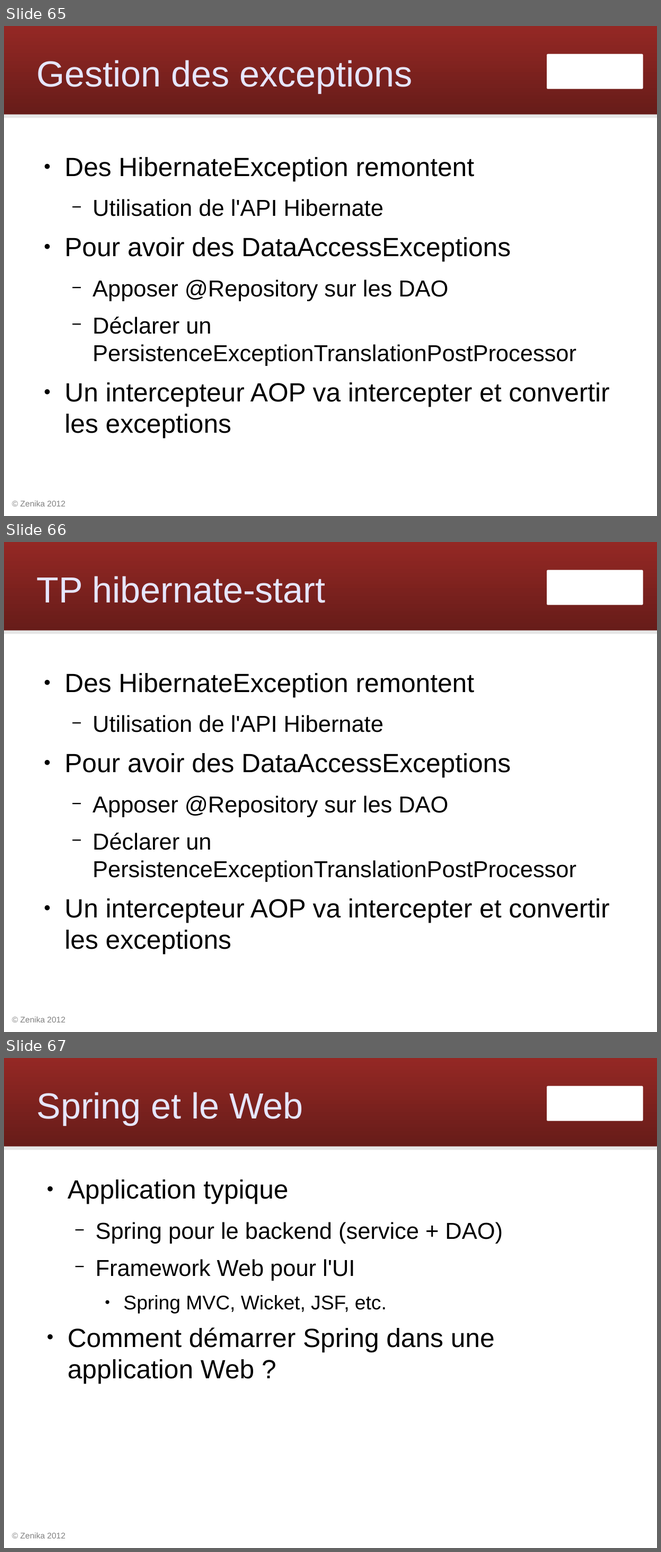
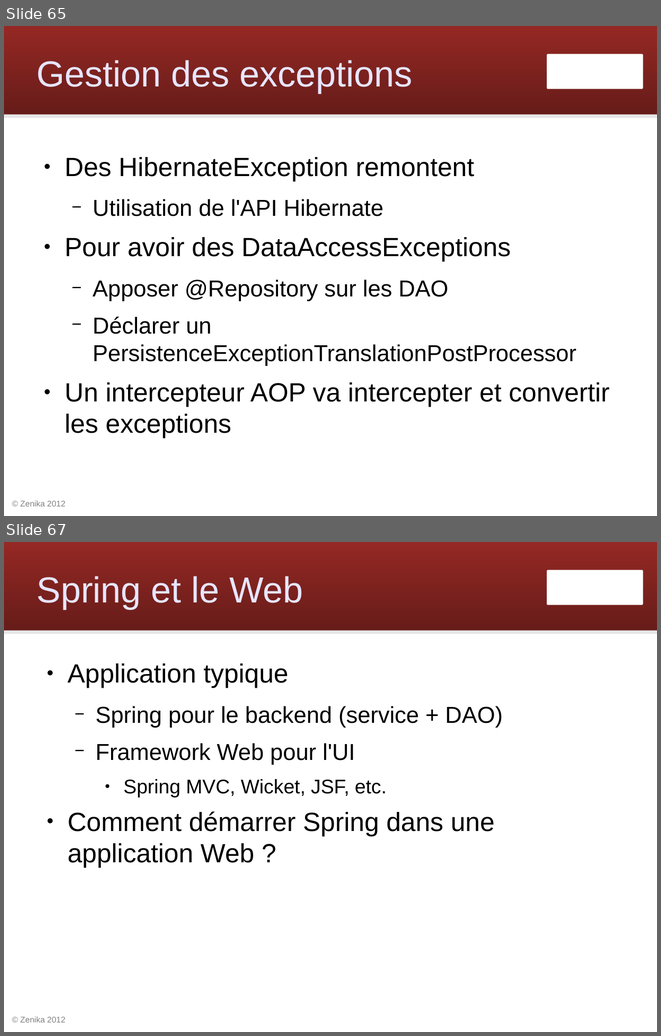
Before and after one commit to Zenika/workshop-spring-core, a slide deck: spring-workshop.odp. Shown one above the other, each under a label of ours: slides 65, 66 and 67 before the commit, slides 65 and 67 after it; the slides between them are not shown. The pictures are 661x1552 and 661x1036 pixels, drawn with LibreOffice and Linux fonts; fonts in the diff are those of the drawing; background and template pictures are left out. Boxes give left, top, right and bottom in pixels: in the first picture for what was removed or moved away, otherwise in the second. Text is boxed around its words. In the diff, an @@ line names an element or a change of style, - is before the commit and + after.

```diff
--- a/spring-workshop.odp
+++ b/spring-workshop.odp
@@ slide 66 removed at (4,542,657,1032), background #FFFFFF; not listed: 4 template elements that a slide beside it also shows @@
@@ title removed at (37,576,325,603) @@
-TP hibernate-start
@@ text removed at (64,673,609,954) @@
-● Des HibernateException remontent
-  − Utilisation de l'API Hibernate
-● Pour avoir des DataAccessExceptions
-  − Apposer @Repository sur les DAO
-  − Déclarer un PersistenceExceptionTranslationPostProcessor
-● Un intercepteur AOP va intercepter et convertir les exceptions
```
Also in this commit, not shown: 1 slide added, 3 other slides removed.
